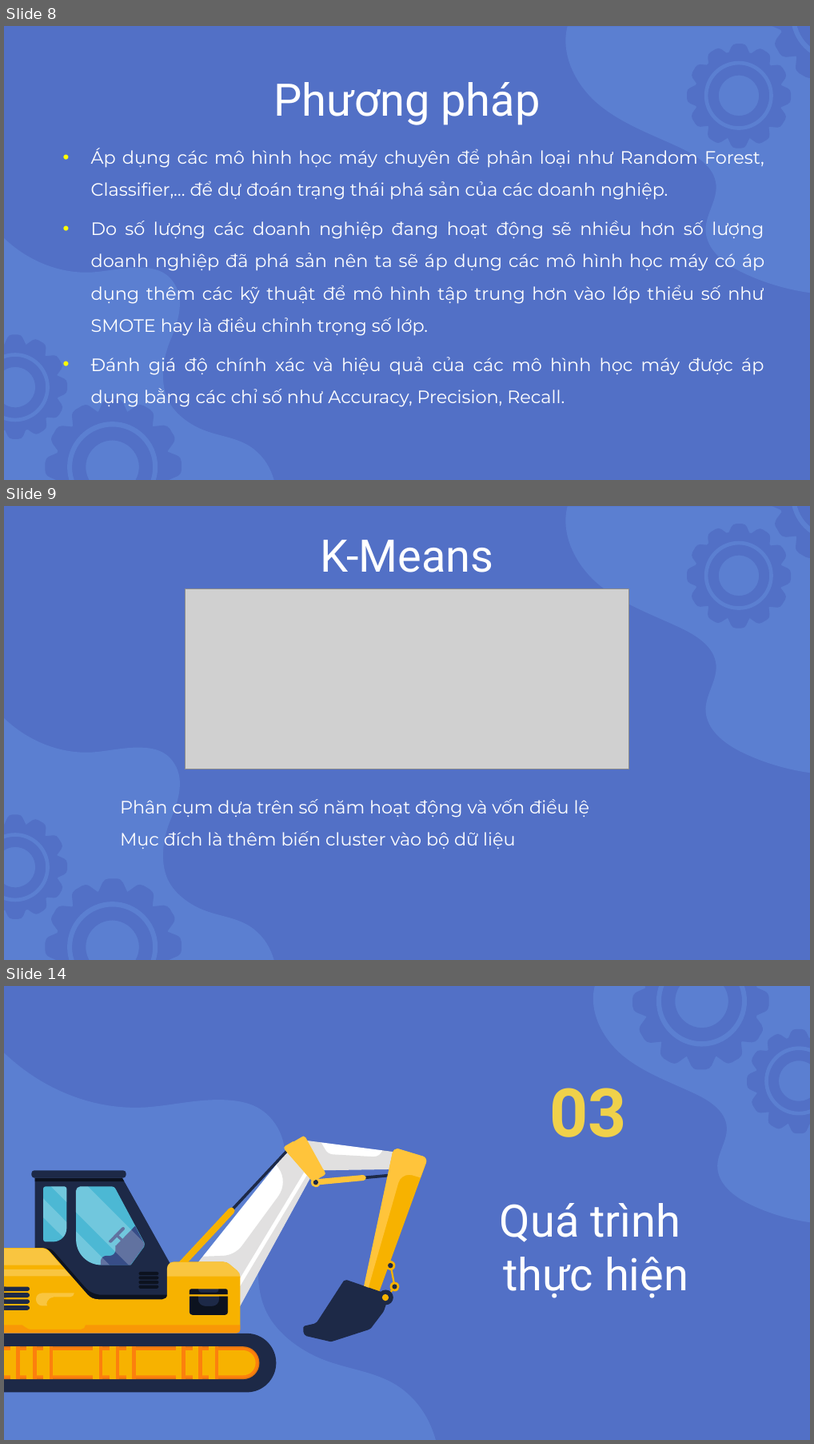
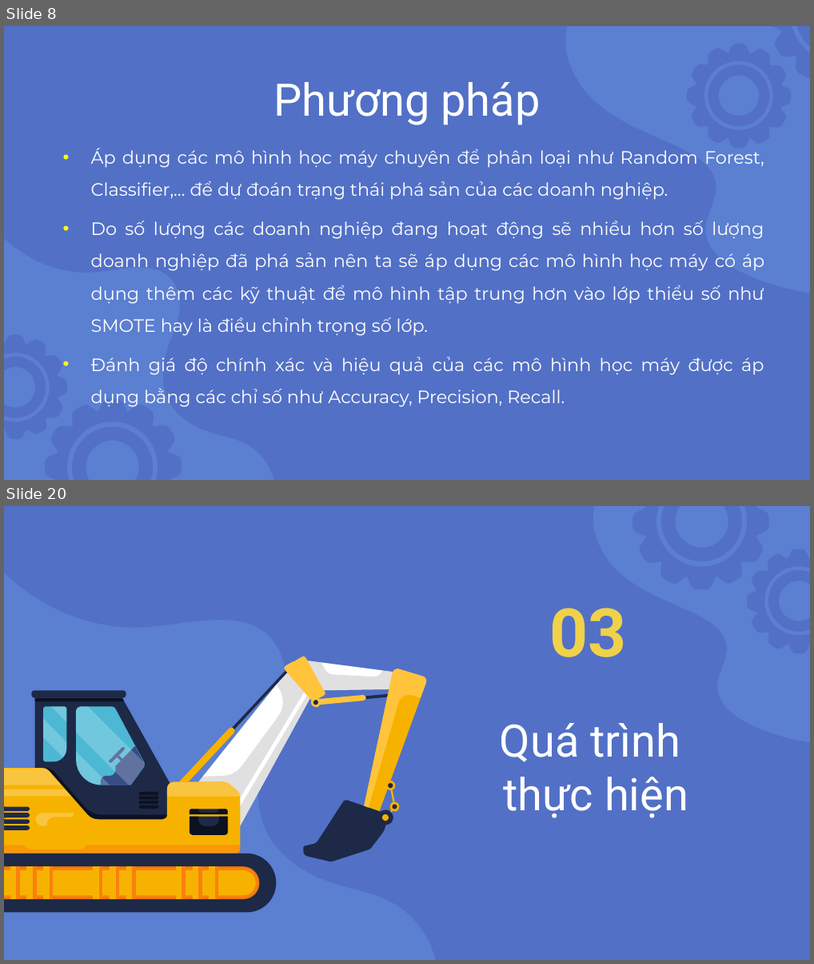
Before and after one commit to nnson0511/ARonML-DM, a slide deck: Slide.pptx. Shown one above the other, each under a label of ours: slides 8, 9 and 14 before the commit, slides 8 and 20 after it; the slides between them are not shown. The pictures are 814x1444 and 814x964 pixels, drawn with LibreOffice and Linux fonts; fonts in the diff are those of the drawing; grey boxes stand for pictures. Boxes give left, top, right and bottom in pixels: in the first picture for what was removed or moved away, otherwise in the second. Text is boxed around its words. In the diff, an @@ line names an element or a change of style, - is before the commit and + after.

```diff
--- a/Slide.pptx
+++ b/Slide.pptx
@@ slide 9 removed at bbox=[4, 506, 810, 960], background #5270C6; not listed: 10 template elements that a slide beside it also shows @@
@@ title removed at bbox=[320, 540, 494, 572] @@
-K-Means
@@ picture removed at bbox=[186, 589, 630, 770] @@
@@ text removed at bbox=[120, 799, 590, 848] @@
-Phân cụm dựa trên số năm hoạt động và vốn điều lệ
-Mục đích là thêm biến cluster vào bộ dữ liệu
@@ what was slide 14 is now slide 20 @@
```
Also in this commit, not shown: 1 slide changed, 10 slides added, 3 other slides removed.
